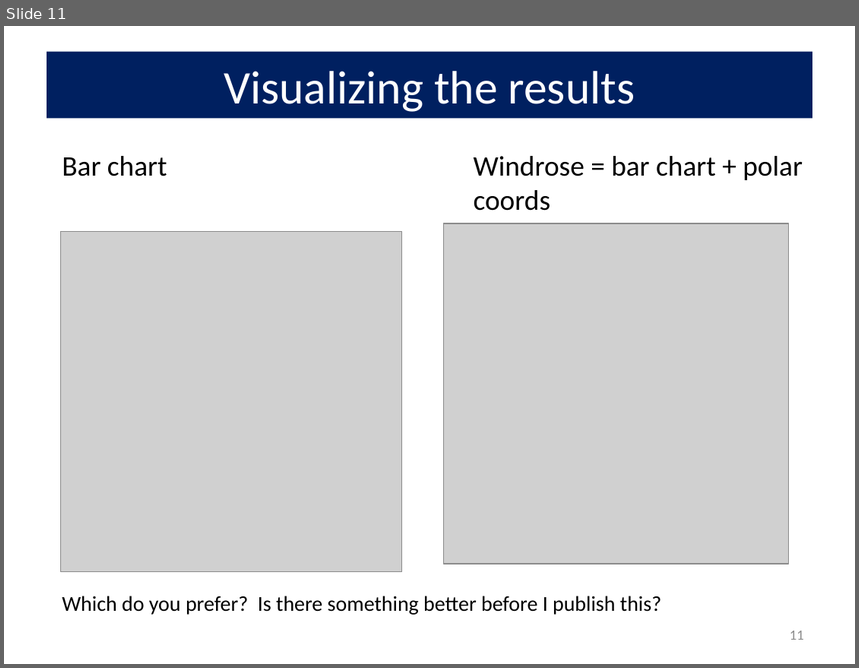
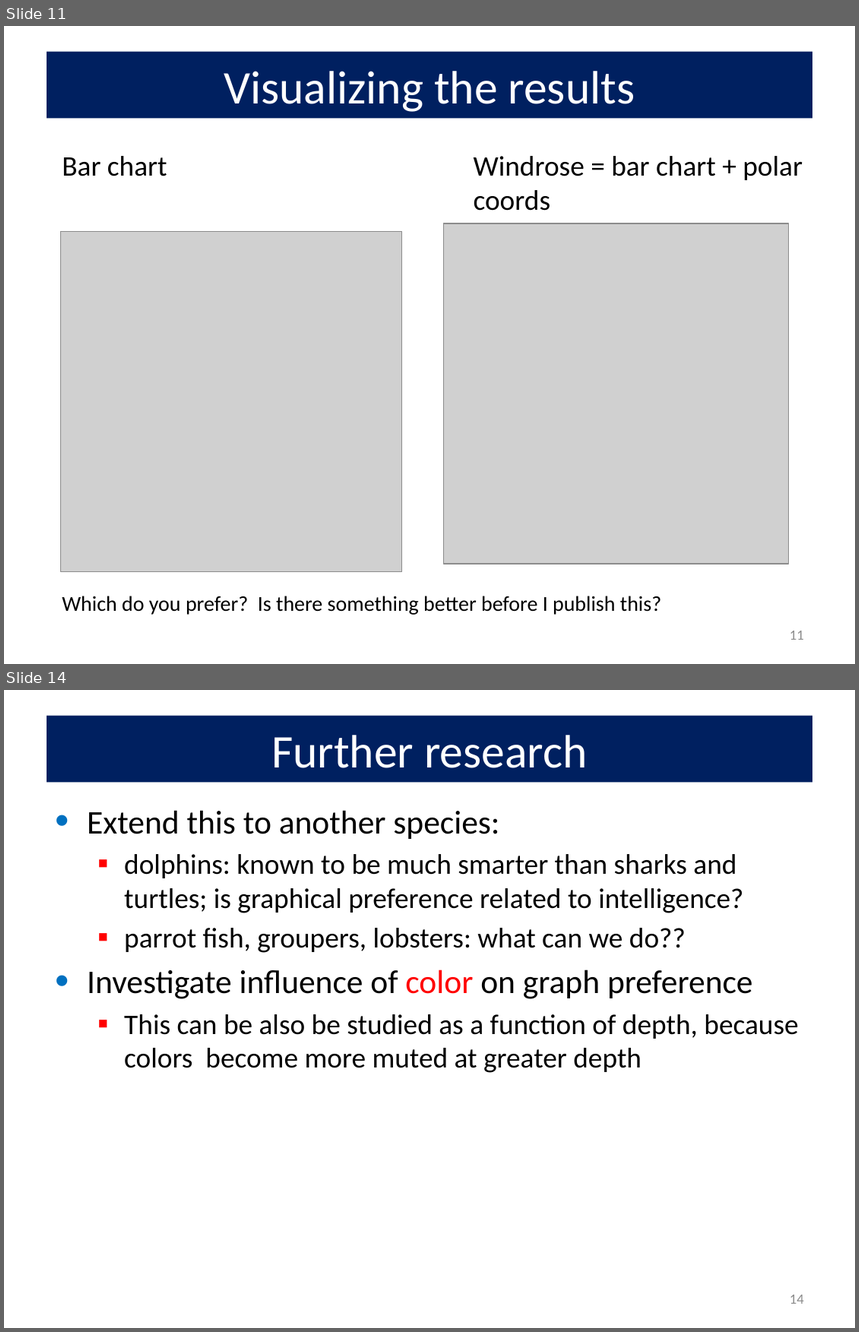
Before and after one commit to friendly/6135, a slide deck: lectures/DeepQuestions.pptx. Shown one above the other, each under a label of ours: slide 11 before the commit, slides 11 and 14 after it; the slides between them are not shown. The pictures are 859x668 and 859x1332 pixels, drawn with LibreOffice and Linux fonts; fonts in the diff are those of the drawing; grey boxes stand for pictures. Boxes give left, top, right and bottom in pixels: in the first picture for what was removed or moved away, otherwise in the second. Text is boxed around its words. In the diff, an @@ line names an element or a change of style, - is before the commit and + after.

```diff
--- a/lectures/DeepQuestions.pptx
+++ b/lectures/DeepQuestions.pptx
@@ slide 14 added at [4,690,855,1328], background #FFFFFF @@
@@ title added at [47,716,813,782], fill #002060, 39.6 pt, text #FFFFFF @@
+Further research
@@ text added at [87,810,798,1073], 24 pt, text #000000 @@
+• Extend this to another species:
+  ▪ dolphins: known to be much smarter than sharks and turtles; is graphical preference related to intelligence?
+  ▪ parrot fish, groupers, lobsters: what can we do??
+• Investigate influence of color on graph preference
+  ▪ This can be also be studied as a function of depth, because colors become more muted at greater depth
@@ page number added at [790,1295,804,1304], 12 pt, text #8C8C8C @@
+14
```
Also in this commit, not shown: 4 slides changed, 1 other slide added, 1 slide removed, 33 other files.
